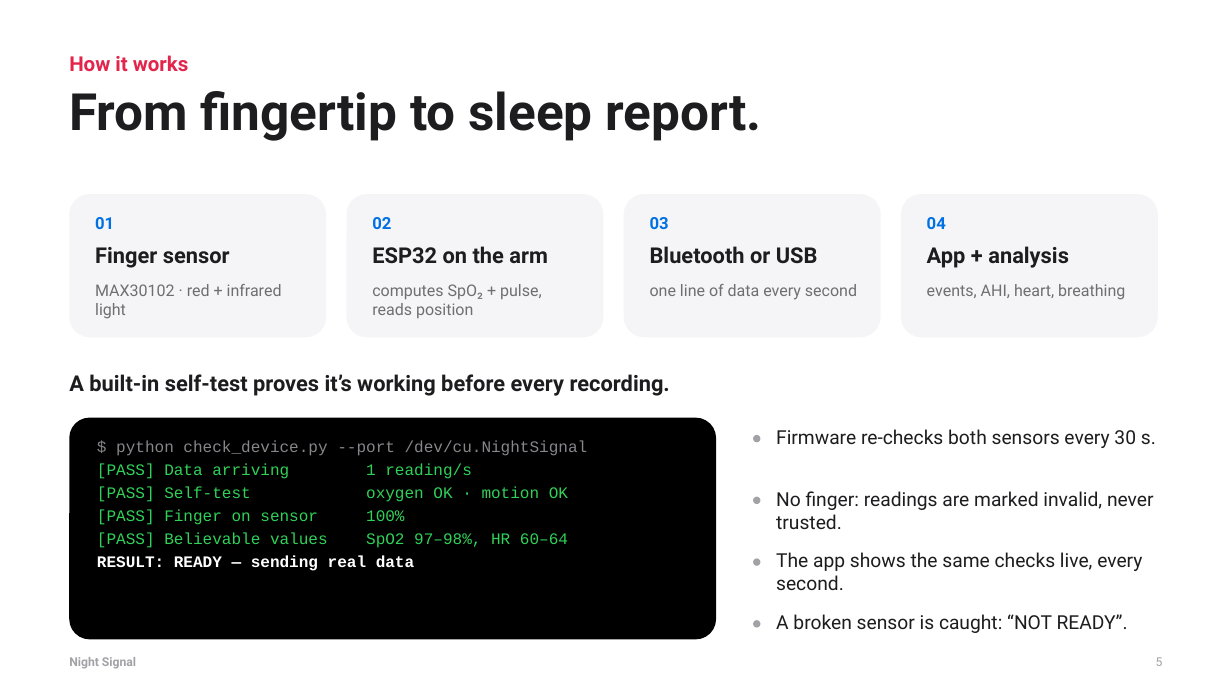
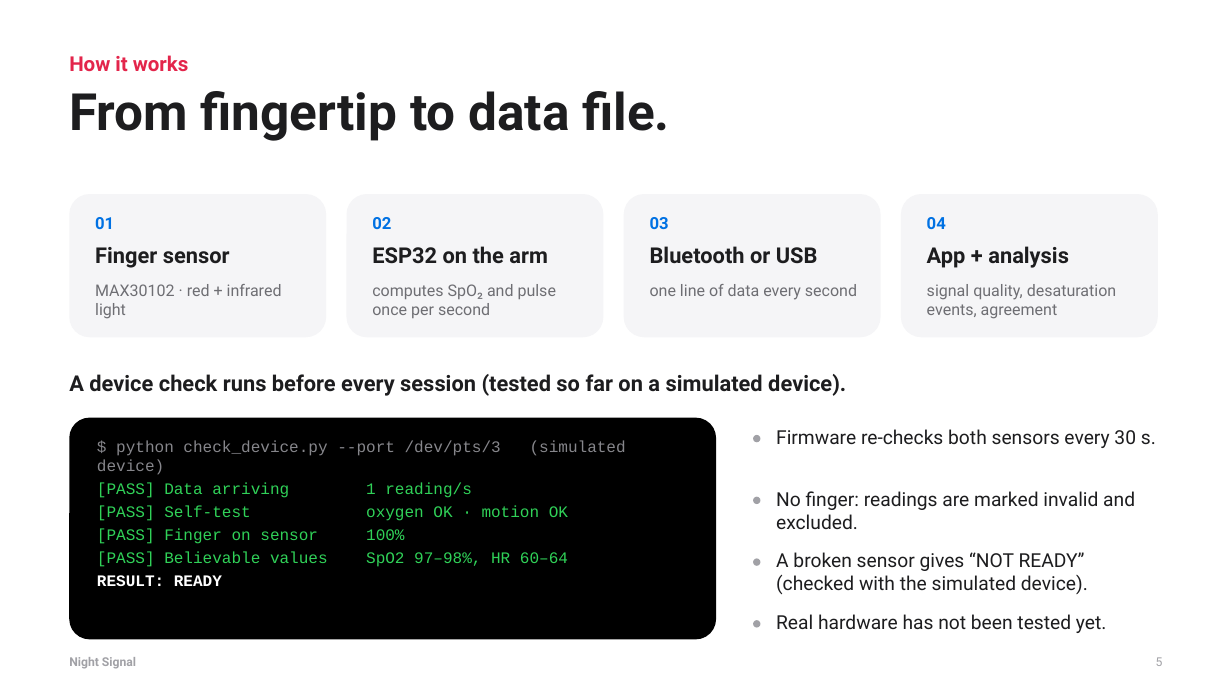
Before and after one commit to gabrielamamanestudent-wq/teetomivV2, a slide deck: slide 5 of science-fair/night-signal/Night_Signal_Presentation.pptx. Drawn at 1232x693 pixels with LibreOffice and Linux fonts; fonts in the diff are those of the drawing. Boxes give left, top, right and bottom in pixels: in the first picture for what was removed or moved away, otherwise in the second. Text is boxed around its words. In the diff, an @@ line names an element or a change of style, - is before the commit and + after.

```diff
--- a/science-fair/night-signal/Night_Signal_Presentation.pptx
+++ b/science-fair/night-signal/Night_Signal_Presentation.pptx
@@ text at [69, 91, 669, 141]: text changed @@
-From fingertip to sleep report.
+From fingertip to data file.
@@ text at [372, 284, 556, 318]: text changed @@
-computes SpO₂ + pulse, reads position
+computes SpO₂ and pulse once per second
@@ text at [927, 284, 1116, 319]: text changed @@
-events, AHI, heart, breathing
+signal quality, desaturation events, agreement
@@ text at [69, 374, 846, 396]: text changed @@
-A built-in self-test proves it’s working before every recording.
+A device check runs before every session (tested so far on a simulated device).
@@ text at [97, 440, 626, 474]: text changed @@
-$ python check_device.py --port /dev/cu.NightSignal
+$ python check_device.py --port /dev/pts/3 (simulated device)
@@ text at [776, 491, 1135, 529]: text changed @@
-No finger: readings are marked invalid, never trusted.
+No finger: readings are marked invalid and excluded.
@@ text at [776, 552, 1088, 594]: text changed @@
-The app shows the same checks live, every second.
+A broken sensor gives “NOT READY” (checked with the simulated device).
@@ text at [97, 575, 222, 586]: text changed @@
-RESULT: READY — sending real data
+RESULT: READY
@@ text at [776, 614, 1107, 633]: text changed @@
-A broken sensor is caught: “NOT READY”.
+Real hardware has not been tested yet.
```
Also in this commit, not shown: 11 other slides changed, 6 slides added, 6 slides removed, 41 other files.
